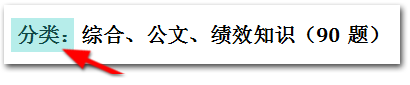
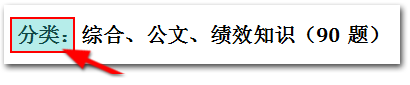
Layer changes from the first 410×85 image to the second:
added layer "图层 4" above "图层 2" over [10, 17, 75, 53]
